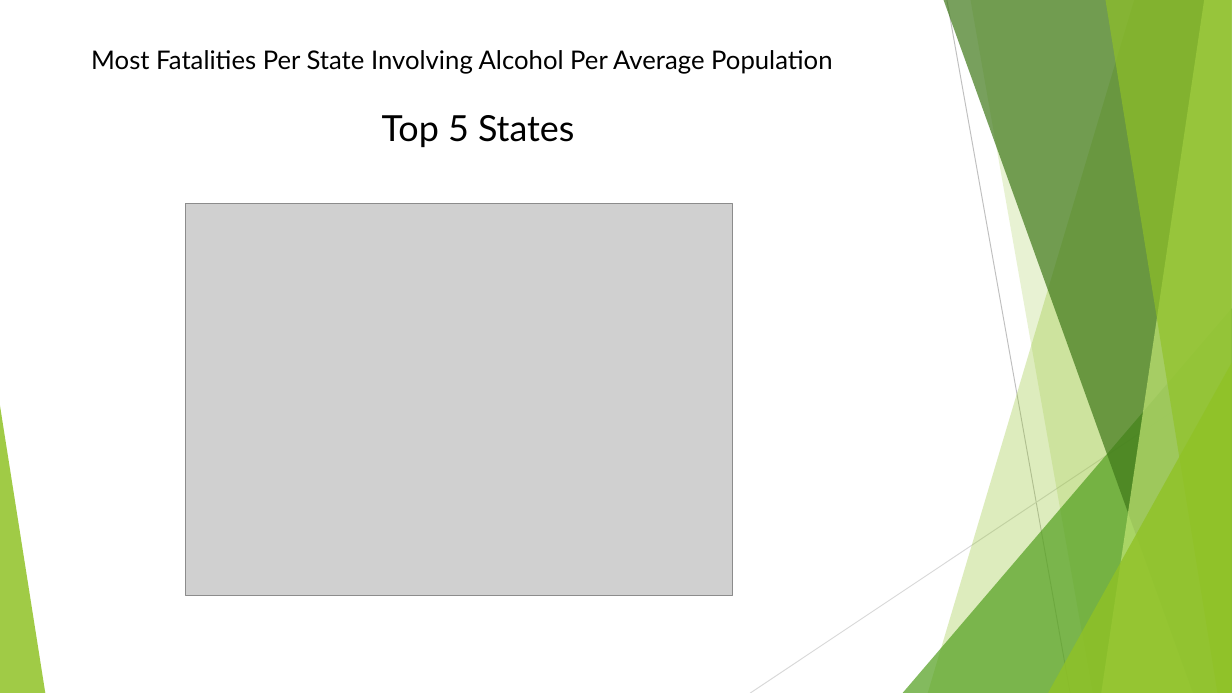
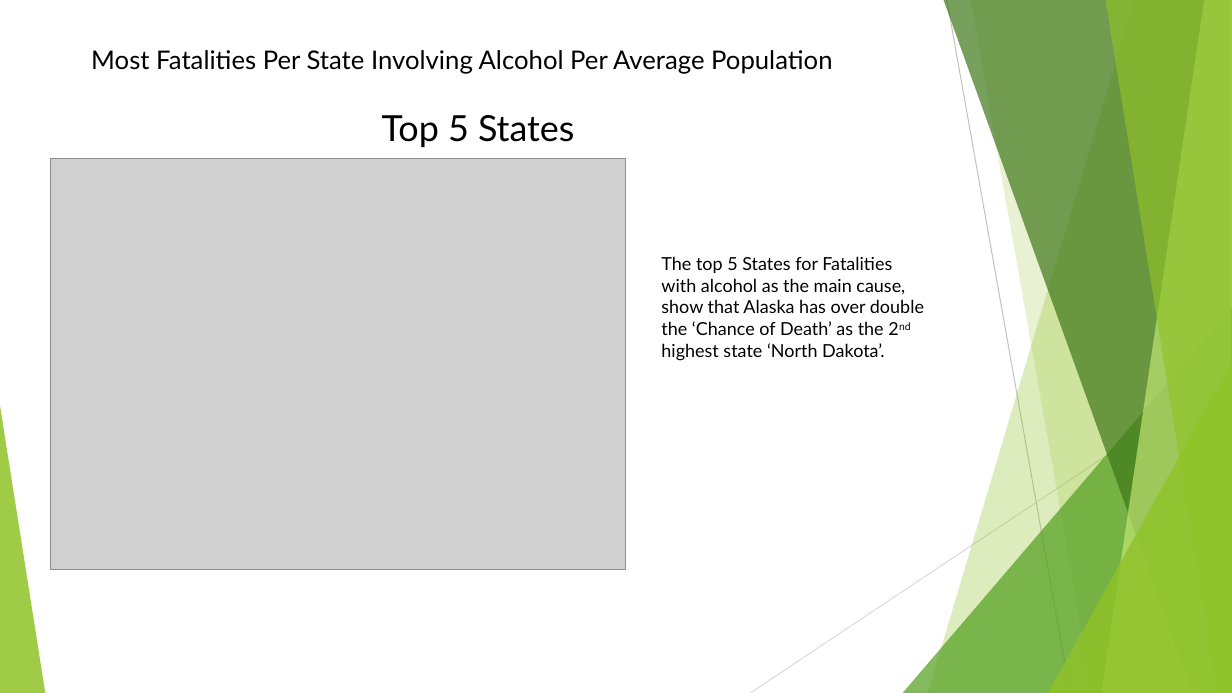
Before and after one commit to MZt92-ui/Project-1-Group-3, a slide deck: slide 3 of Boat Presentation.pptx. Drawn at 1232x693 pixels with LibreOffice and Linux fonts; fonts in the diff are those of the drawing; grey boxes stand for pictures. Boxes give left, top, right and bottom in pixels: in the first picture for what was removed or moved away, otherwise in the second. Text is boxed around its words. In the diff, an @@ line names an element or a change of style, - is before the commit and + after.

```diff
--- a/Boat Presentation.pptx
+++ b/Boat Presentation.pptx
@@ picture: place and size @@
-picture at box(186, 203, 733, 595)
+picture at box(51, 158, 627, 569)
@@ text added at box(661, 256, 924, 361), 14 pt, text #000000 @@
+The top 5 States for Fatalities with alcohol as the main cause, show that Alaska has over double the ‘Chance of Death’ as the 2nd highest state ‘North Dakota’.
```
Also in this commit, not shown: 7 other slides changed, 2 slides added, 1 other file.
